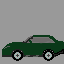
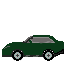
The second 64 x 64 image is a revision of the first. Changes to its layers:
painted on "Background" over [left=0, top=0, right=64, bottom=64]
